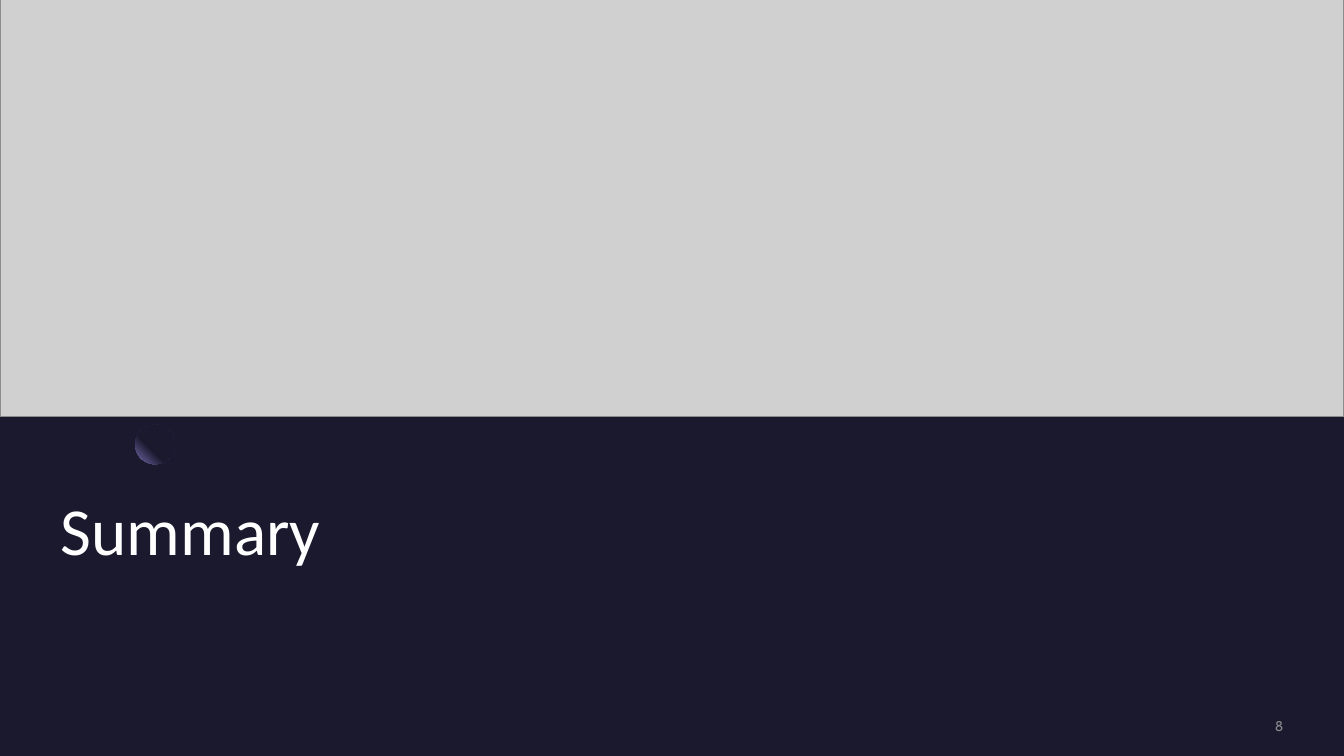
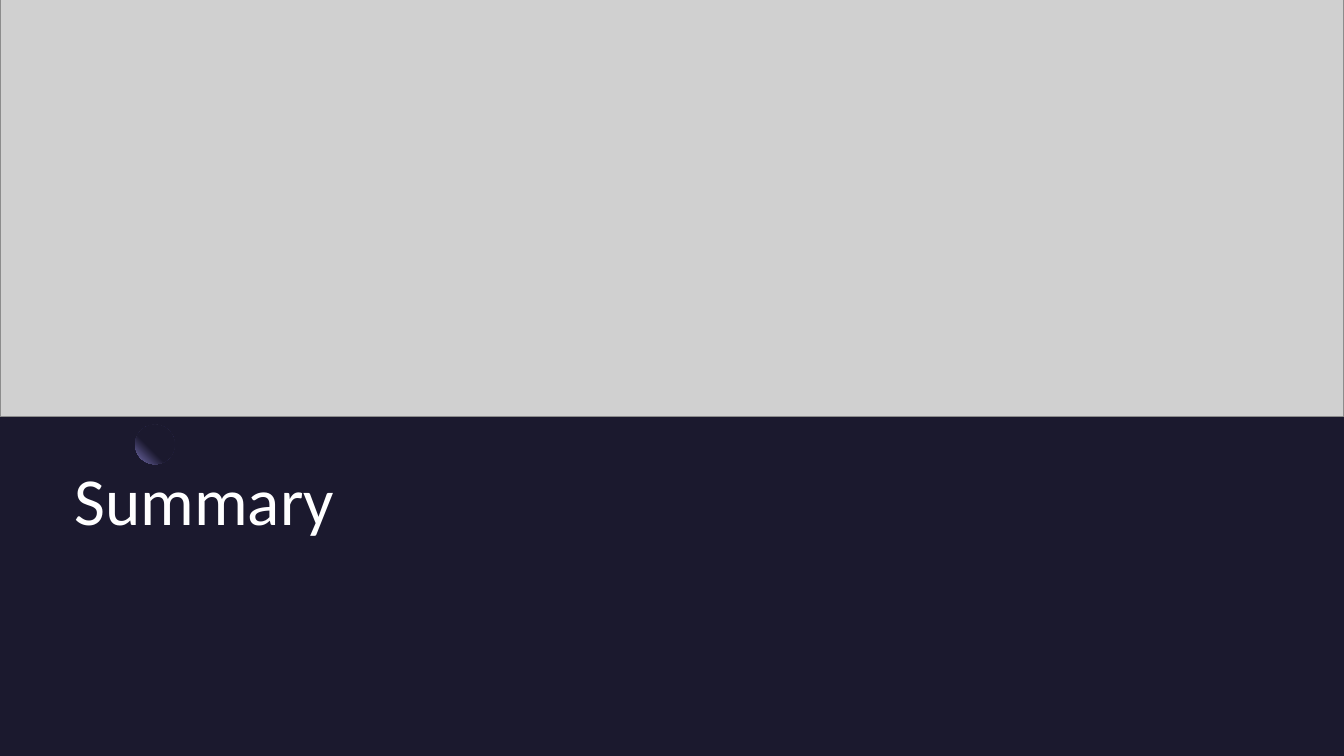
Before and after one commit to Chemistasaurus/Project-1, a slide deck: slide 8 of Project 1 Powerpoint.pptx. Drawn at 1344x756 pixels with LibreOffice and Linux fonts; fonts in the diff are those of the drawing; grey boxes stand for pictures. Boxes give left, top, right and bottom in pixels: in the first picture for what was removed or moved away, otherwise in the second. Text is boxed around its words. In the diff, an @@ line names an element or a change of style, - is before the commit and + after.

```diff
--- a/Project 1 Powerpoint.pptx
+++ b/Project 1 Powerpoint.pptx
@@ title "Summary": place and size @@
-title "Summary" at box(61, 511, 321, 566)
+title "Summary" at box(75, 481, 335, 536)
@@ page number removed at box(1275, 721, 1284, 731) @@
-8
```
Also in this commit, not shown: 2 other files.
